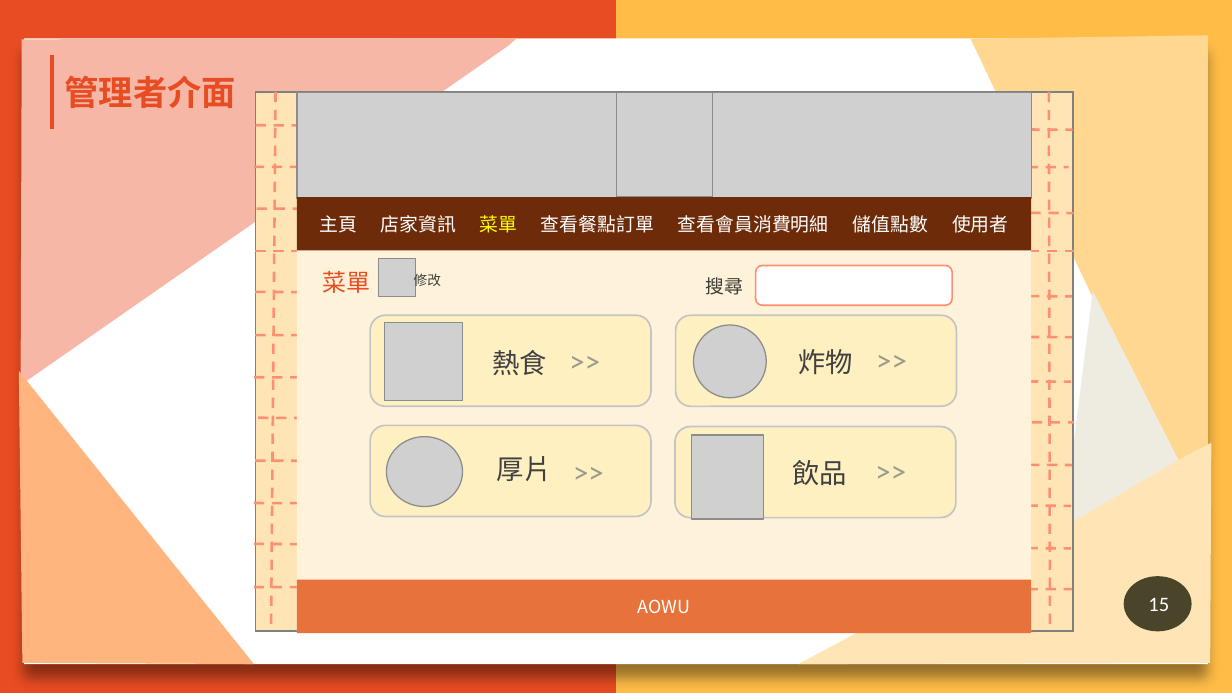
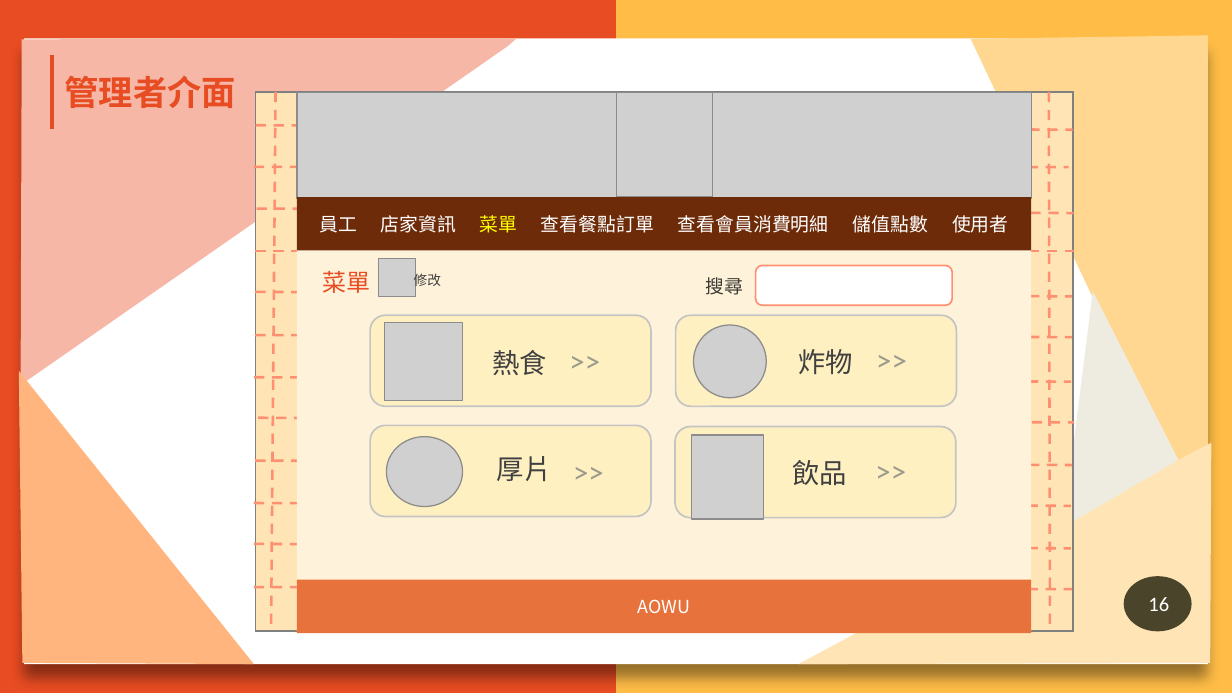
Before and after one commit to N1066442/board-game, a slide deck: slide 16 of 第109408組-AOWU桌遊GO-ppt.pptx (slide 15 before the commit). Drawn at 1232x693 pixels with LibreOffice and Linux fonts; fonts in the diff are those of the drawing; grey boxes stand for pictures; background and template pictures are left out. Boxes give left, top, right and bottom in pixels: in the first picture for what was removed or moved away, otherwise in the second. Text is boxed around its words. In the diff, an @@ line names an element or a change of style, - is before the commit and + after.

```diff
--- a/第109408組-AOWU桌遊GO-ppt.pptx
+++ b/第109408組-AOWU桌遊GO-ppt.pptx
@@ text at (319,216,357,233): text changed @@
-主頁
+員工
@@ page number at (1148,597,1169,611): text changed @@
-15
+16
```
Also in this commit, not shown: 5 other slides changed, 1 slide added.
